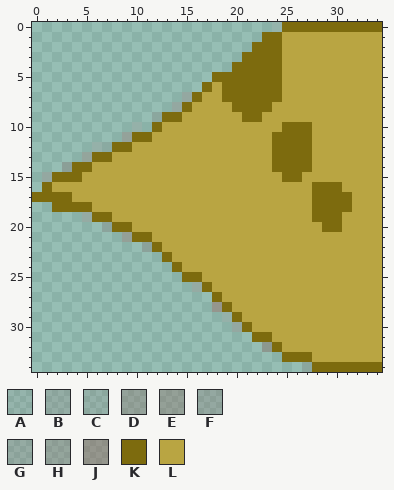
Edited in one commit: pixel-art sprite (img/png/snakes/yellow/snakeboi-tail.png). That is the earlier state.
The file is 35x35 pixels. Pixels under 10% opacity are left out. Colours within 5 levels of each other are drawn and written as one.
Palette (. is transparent): A #8d64661b  B #8d64652f  C #8e646525  D #90676252  E #91676159  F #8f65643e  G #8f666436  H #9067634a  J #93686077  K #7d6b0e  L #b9a542
New version:
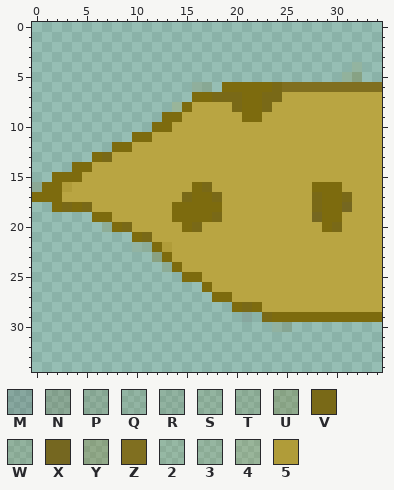
Colours new in this view: M #3c373a2b  N #61552136  P #6d5e1928  Q #7363151b  R #6e611b21  S #7d6b0e1f  T #7d6b0e25  U #7d6b0e3b  V #796917  W #7b6a1623  X #756720  Y #87741644  Z #806f20  2 #9885251d  3 #99872823  4 #a38f2d32  5 #b09c39
The edit:
colour B: #8d64652f -> #9f8c2c23
y 0: x 24..34 AKKKKKKKKKK -> ...........
y 1: x 23..34 KKLLLLLLLLLL -> ............
y 2: x 22..34 KKKLLLLLLLLLL -> .............
y 3: x 21..34 KKKKLLLLLLLLLL -> ..............
y 4: x 20..34 KKKKKLLLLLLLLLL -> ............S..
y 5: x 18..34 KKKKKKKLLLLLLLLLL -> .............TU..
y 6: x 16..18 .KL -> PW.; x 24..34 KLLLLLLLLLL -> VZZZZZZZZZZ
y 7: x 15 F -> .; x 17..20 LLKK -> KVVV; x 23..24 KK -> VV
y 8: x 14 F -> 4; x 20 K -> V; x 23 K -> V
y 9: x 12 C -> .
y 10: x 10 C -> .; x 13 L -> K; x 25..27 KKK -> LLL
y 11: x 9 D -> .; x 24..27 KKKK -> LLLL
y 12: x 6..7 CA -> ..; x 24..27 KKKK -> LLLL
y 13: x 5 H -> .; x 7 K -> V; x 24..27 KKKK -> LLLL
y 14: x 3 F -> .; x 24..27 KKKK -> LLLL
y 15: x 1 F -> .; x 25..26 KK -> LL
y 16: x 0 . -> N; x 2..3 LL -> K5; x 16..17 LL -> KV
y 17: x 3 K -> L; x 15..18 LLLL -> VKKV; x 28 K -> V; x 31 K -> V
y 18: x 3 K -> V; x 5 K -> V; x 14..18 LLLLL -> KKKKK; x 28 K -> V; x 31 K -> X
y 19: x 5 G -> .; x 14..18 LLLLL -> KKKKV; x 28 K -> X
y 20: x 9 K -> V; x 15..16 LL -> KV; x 30 K -> V
y 21: x 9 E -> .; x 11 K -> V
y 22: x 10..11 .G -> Q2; x 13 L -> 5
y 23: x 12 . -> Y
y 24: x 13 . -> 3
y 26: x 16 G -> .
y 27: x 19 L -> K
y 28: x 18..22 JKLLL -> ..KVK
y 29: x 19..34 CKLLLLLLLLLLLLLL -> ..M.VKKKKKKKKKKK
y 30: x 20..34 FKLLLLLLLLLLLLL -> ....RP.........
y 31: x 22..34 KKLLLLLLLLLLL -> .............
y 32: x 23..34 EKLLLLLLLLLL -> ............
y 33: x 25..34 KKKLLLLLLL -> ..........
y 34: x 27..34 CKKKKKKK -> ........
Boxes around the changes in both pictures, in picture pixels (x1, y1, x2, y2):
changed: (32, 22, 382, 372)
